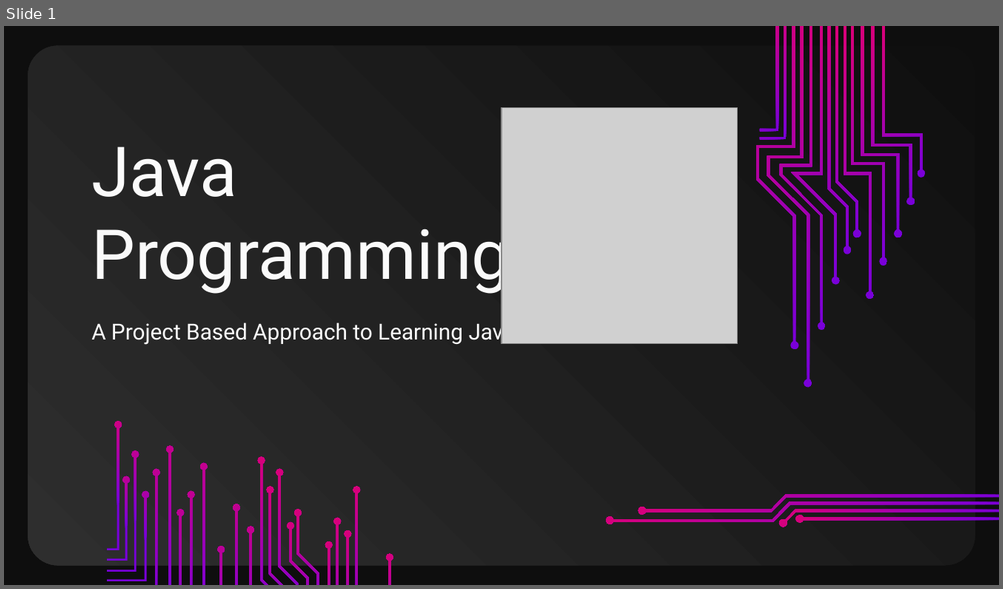
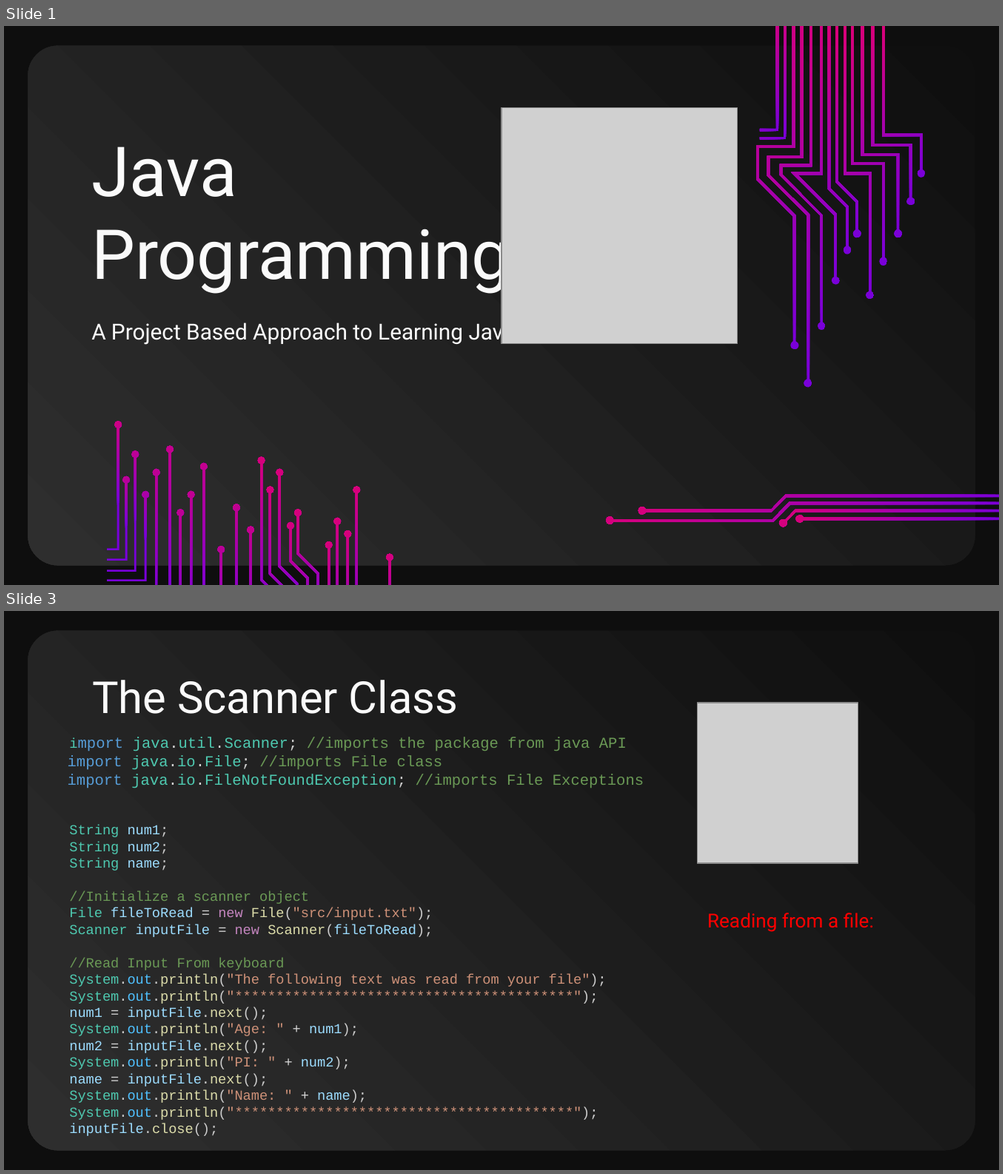
Before and after one commit to CompSci-120-LHHS/cs120mainclass, a slide deck: 001_Course_Lectures/02_UNIT1_Input.pptx. Shown one above the other, each under a label of ours: slide 1 before the commit, slides 1 and 3 after it; the slides between them are not shown. The pictures are 1003x589 and 1003x1174 pixels, drawn with LibreOffice and Linux fonts; fonts in the diff are those of the drawing; grey boxes stand for pictures. Boxes give left, top, right and bottom in pixels: in the first picture for what was removed or moved away, otherwise in the second. Text is boxed around its words. In the diff, an @@ line names an element or a change of style, - is before the commit and + after.

```diff
--- a/001_Course_Lectures/02_UNIT1_Input.pptx
+++ b/001_Course_Lectures/02_UNIT1_Input.pptx
@@ slide 3 added at [4, 611, 999, 1170], background #0E0E0E; not listed: 1 template element that a slide beside it also shows @@
@@ title added at [92, 680, 458, 714], 32 pt, text #FAFAFA @@
+The Scanner Class
@@ picture added at [697, 703, 857, 863] @@
@@ text added at [68, 738, 643, 1136], 10 pt, text #CE9178 @@
+import java.util.Scanner; //imports the package from java API
+import java.io.File; //imports File class
+import java.io.FileNotFoundException; //imports File Exceptions
+String num1;
+String num2;
+String name;
+//Initialize a scanner object
+File fileToRead = new File("src/input.txt");
+Scanner inputFile = new Scanner(fileToRead);
+//Read Input From keyboard
+System.out.println("The following text was read from your file");
+System.out.println("*****************************************");
+num1 = inputFile.next();
+System.out.println("Age: " + num1);
+num2 = inputFile.next();
+System.out.println("PI: " + num2);
+name = inputFile.next();
+System.out.println("Name: " + name);
+System.out.println("*****************************************");
+inputFile.close();
@@ text added at [707, 913, 874, 932], 14 pt, text #FF0000 @@
+Reading from a file:
```
Also in this commit, not shown: 2 other slides added, 15 slides removed, 20 other files.
